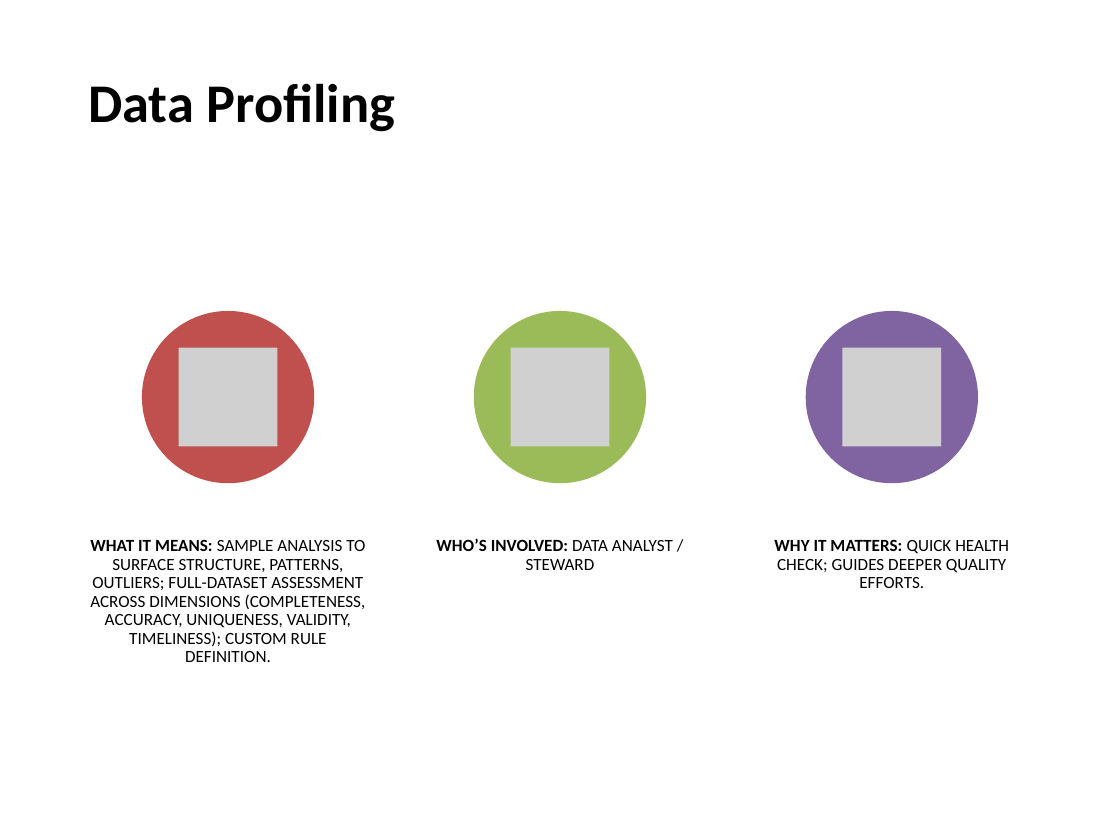
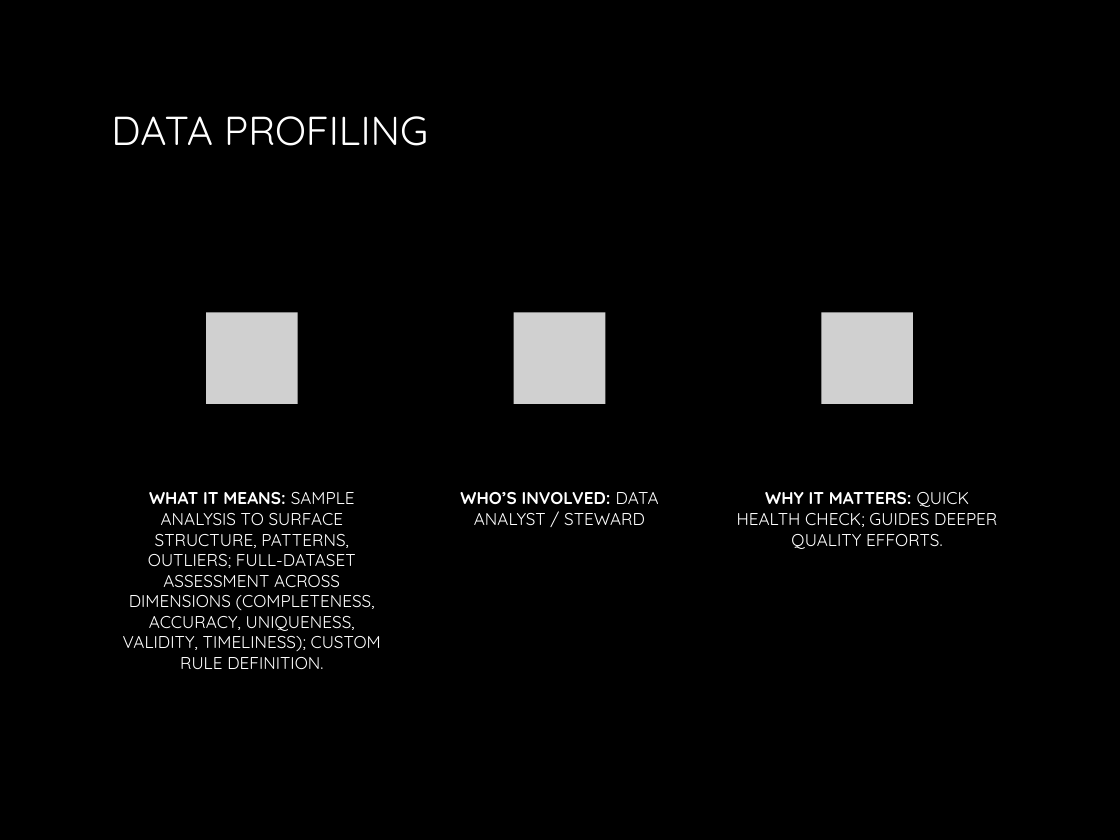
Before and after one commit to mokhayesh/aldin-accelerators, a slide deck: slide 4 of docs/_assets/data-governance-deck.pptx. Drawn at 1120x840 pixels with LibreOffice and Linux fonts; fonts in the diff are those of the drawing; grey boxes stand for pictures; background and template pictures are left out. Boxes give left, top, right and bottom in pixels: in the first picture for what was removed or moved away, otherwise in the second. Text is boxed around its words. In the diff, an @@ line names an element or a change of style, - is before the commit and + after.

```diff
--- a/docs/_assets/data-governance-deck.pptx
+++ b/docs/_assets/data-governance-deck.pptx
@@ background #FFFFFF to picture (left out) @@
@@ title at [111,116,428,146]: text changed; size 35 to 26 pt; font Calibri to Quicksand; text colour #000000 to gradient #FFFFFF to #BFBFBF; bold off @@
-Data Profiling
+DATA PROFILING
@@ ellipse: place and size @@
-ellipse at [474,311,646,484]
+ellipse at [479,279,640,439]
@@ ellipse at [479,279,640,439]: fill #9BBB59 to #000000 @@
@@ ellipse: place and size @@
-ellipse at [805,311,978,484]
+ellipse at [787,279,948,439]
@@ ellipse at [787,279,948,439]: fill #8064A2 to #000000 @@
@@ picture added at [206,312,298,404] @@
@@ picture added at [514,312,606,404] @@
@@ picture added at [821,312,913,404] @@
@@ group removed at [142,311,941,484]: 3 pictures, 1 ellipse @@
@@ text "WHAT IT MEANS: SAMPLE ANALYSIS ...": place and size @@
-text "WHAT IT MEANS: SAMPLE ANALYSIS ..." at [90,539,366,662]
+text "WHAT IT MEANS: SAMPLE ANALYSIS ..." at [123,492,381,669]
@@ text "WHO’S INVOLVED: DATA ANALYST / ...": place and size @@
-text "WHO’S INVOLVED: DATA ANALYST / ..." at [436,538,673,570]
+text "WHO’S INVOLVED: DATA ANALYST / ..." at [460,492,659,525]
@@ font Calibri to Quicksand, text colour #000000 to #FFFFFF; line spacing 0.9 to 1 in 3 elements at [460,492,659,525], [123,492,381,669], [737,492,997,549] @@
@@ text "WHY IT MATTERS: QUICK HEALTH ...": place and size @@
-text "WHY IT MATTERS: QUICK HEALTH ..." at [774,539,1009,588]
+text "WHY IT MATTERS: QUICK HEALTH ..." at [737,492,997,549]
```
Also in this commit, not shown: 10 other slides changed, 9 other files.
